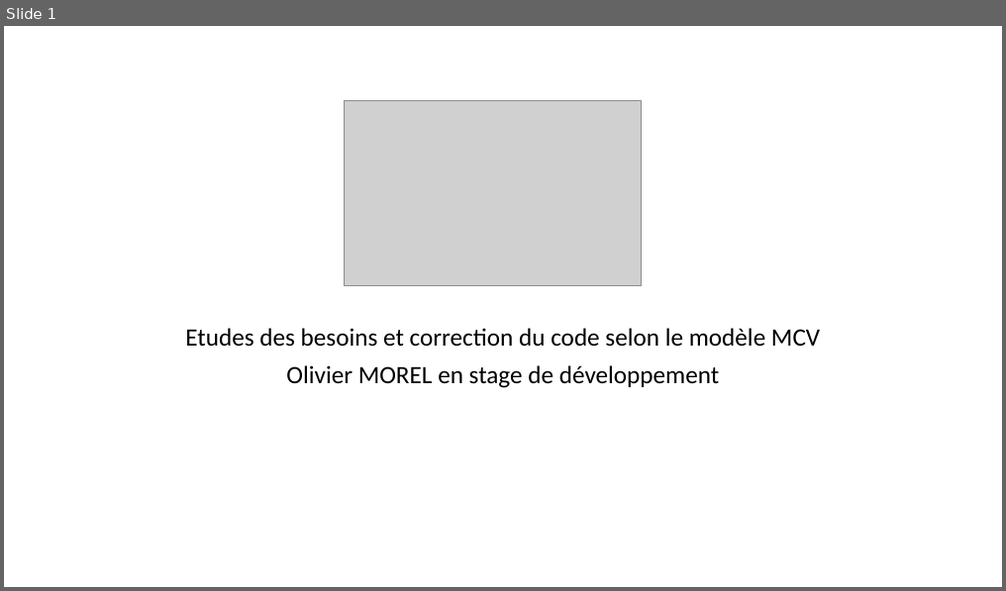
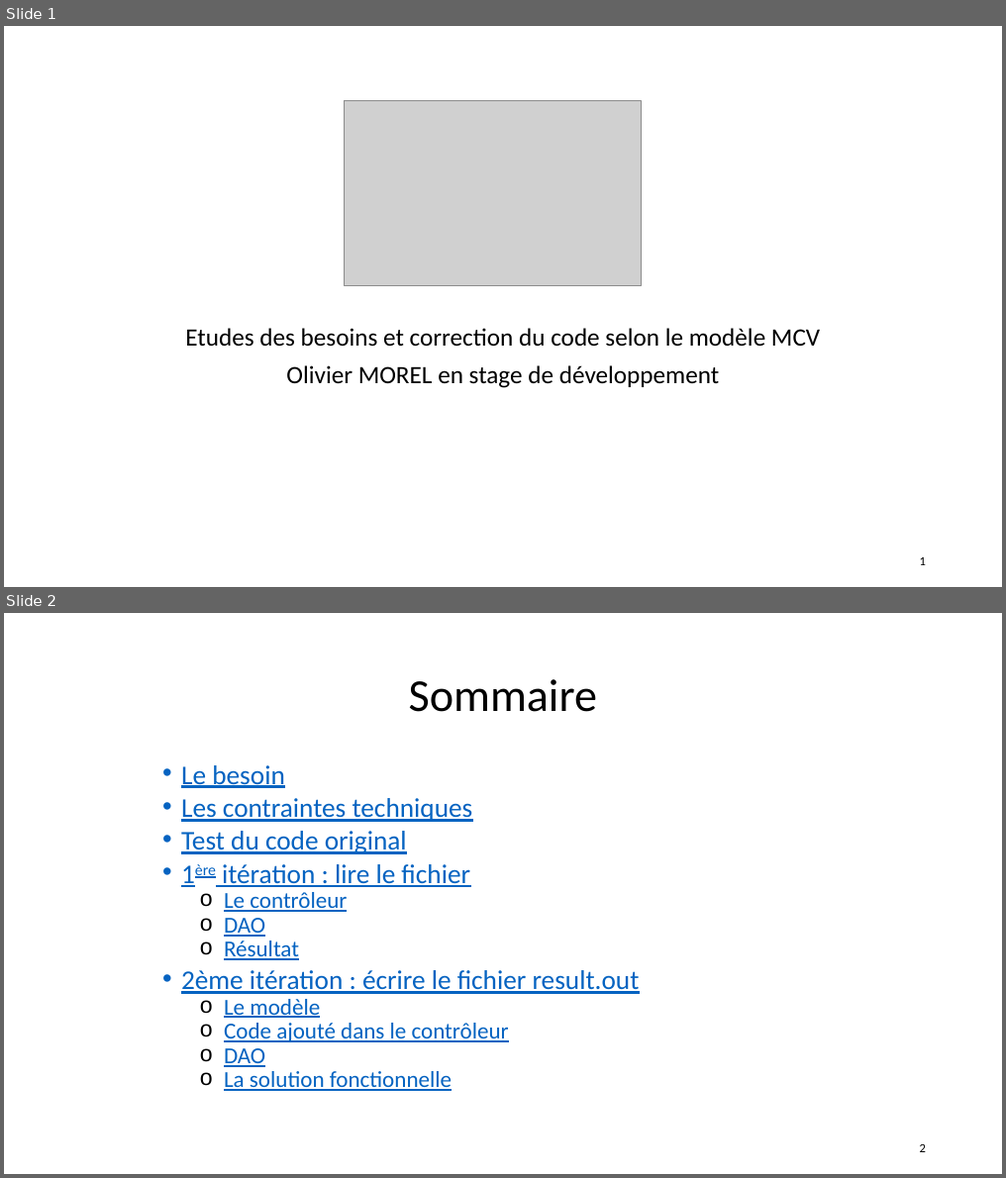
Before and after one commit to emmo78/Project_DA_Java_EN_Come_to_the_Rescue_of_a_Java_Application, a slide deck: PresentationOlivierMOREL.pptx. Shown one above the other, each under a label of ours: slide 1 before the commit, slides 1 and 2 after it. The pictures are 1006x591 and 1006x1178 pixels, drawn with LibreOffice and Linux fonts; fonts in the diff are those of the drawing; grey boxes stand for pictures. Boxes give left, top, right and bottom in pixels: in the first picture for what was removed or moved away, otherwise in the second. Text is boxed around its words. In the diff, an @@ line names an element or a change of style, - is before the commit and + after.

```diff
--- a/PresentationOlivierMOREL.pptx
+++ b/PresentationOlivierMOREL.pptx
@@ slide 2 added at <box>4,613,1002,1174</box>, background #FFFFFF @@
@@ title added at <box>409,679,597,712</box>, 44 pt, text #000000 @@
+Sommaire
@@ text added at <box>181,765,640,1091</box>, 26 pt, text #0563C1, underline @@
+• Le besoin
+• Les contraintes techniques
+• Test du code original
+• 1ère itération : lire le fichier
+  o Le contrôleur
+  o DAO
+  o Résultat
+• 2ème itération : écrire le fichier result.out
+  o Le modèle
+  o Code ajouté dans le contrôleur
+  o DAO
+  o La solution fonctionnelle
@@ page number added at <box>920,1145,926,1153</box>, 12 pt, text #000000 @@
+2
@@ slide 1 changed as well @@
@@ page number added at <box>920,558,926,566</box>, 12 pt, text #000000 @@
+1
```
Also in this commit, not shown: 12 other slides changed, 57 other files.
